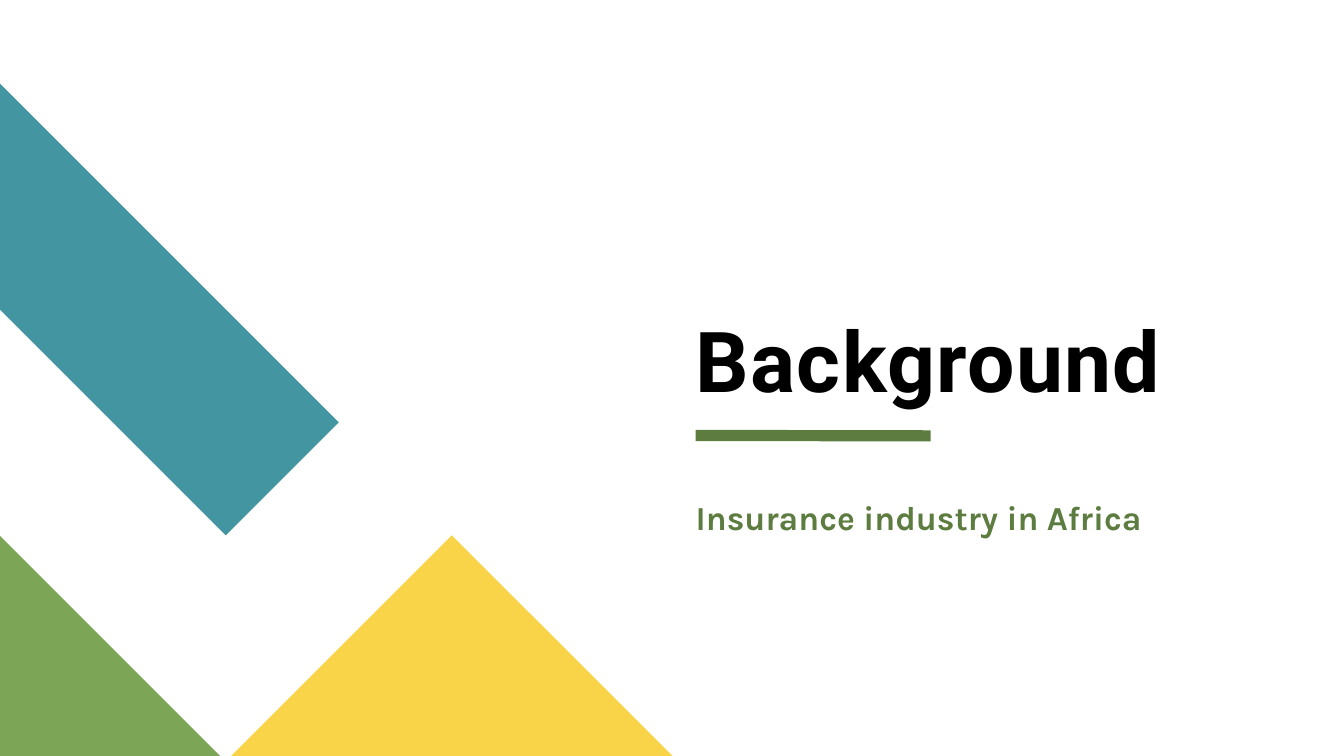
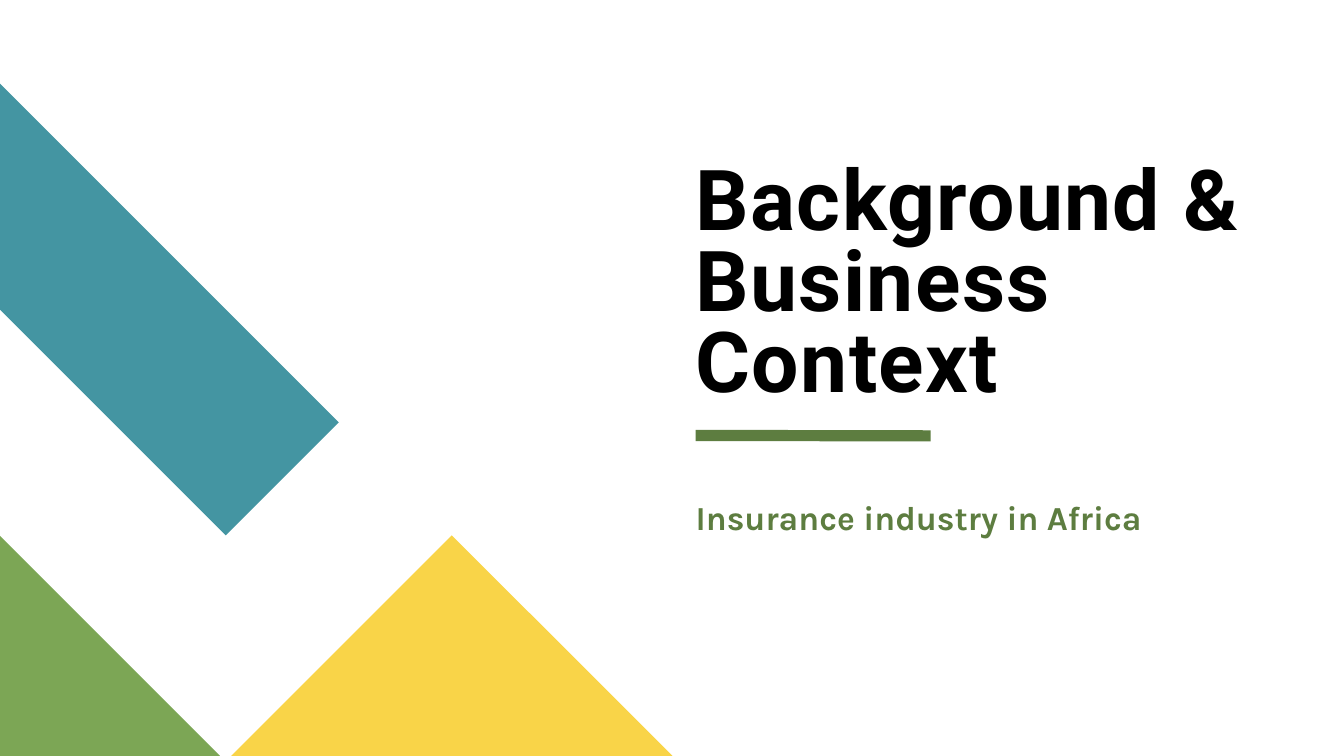
Before and after one commit to ADP777/Workplace-Project, a slide deck: slide 3 of CapStone Individual Project - A du Plooy.pptx. Drawn at 1344x756 pixels with LibreOffice and Linux fonts; fonts in the diff are those of the drawing. Boxes give left, top, right and bottom in pixels: in the first picture for what was removed or moved away, otherwise in the second. Text is boxed around its words. In the diff, an @@ line names an element or a change of style, - is before the commit and + after.

```diff
--- a/CapStone Individual Project - A du Plooy.pptx
+++ b/CapStone Individual Project - A du Plooy.pptx
@@ title at [696, 167, 1161, 393]: text changed @@
-Background
+Background & Business Context
```
Also in this commit, not shown: 11 other slides changed, 1 slide added, 2 other files.
